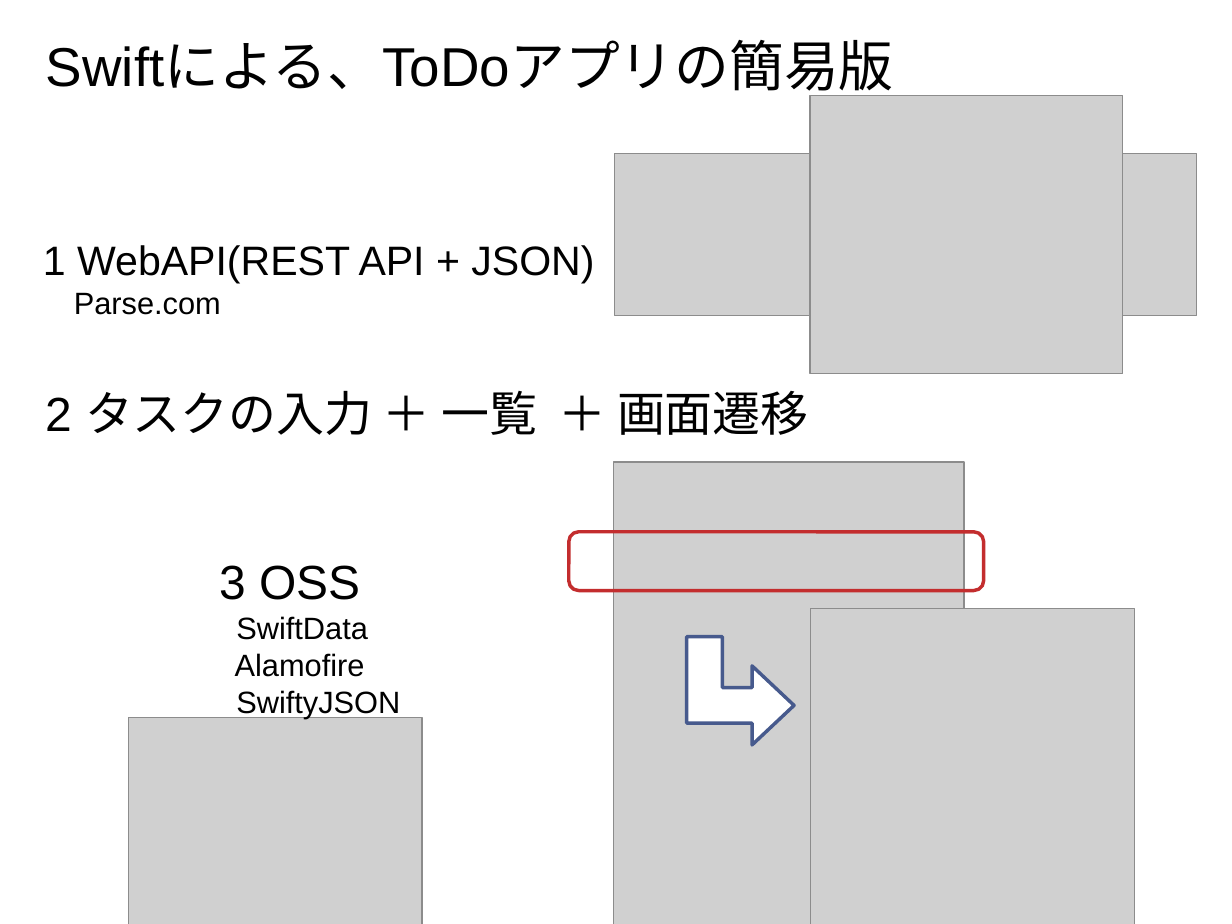
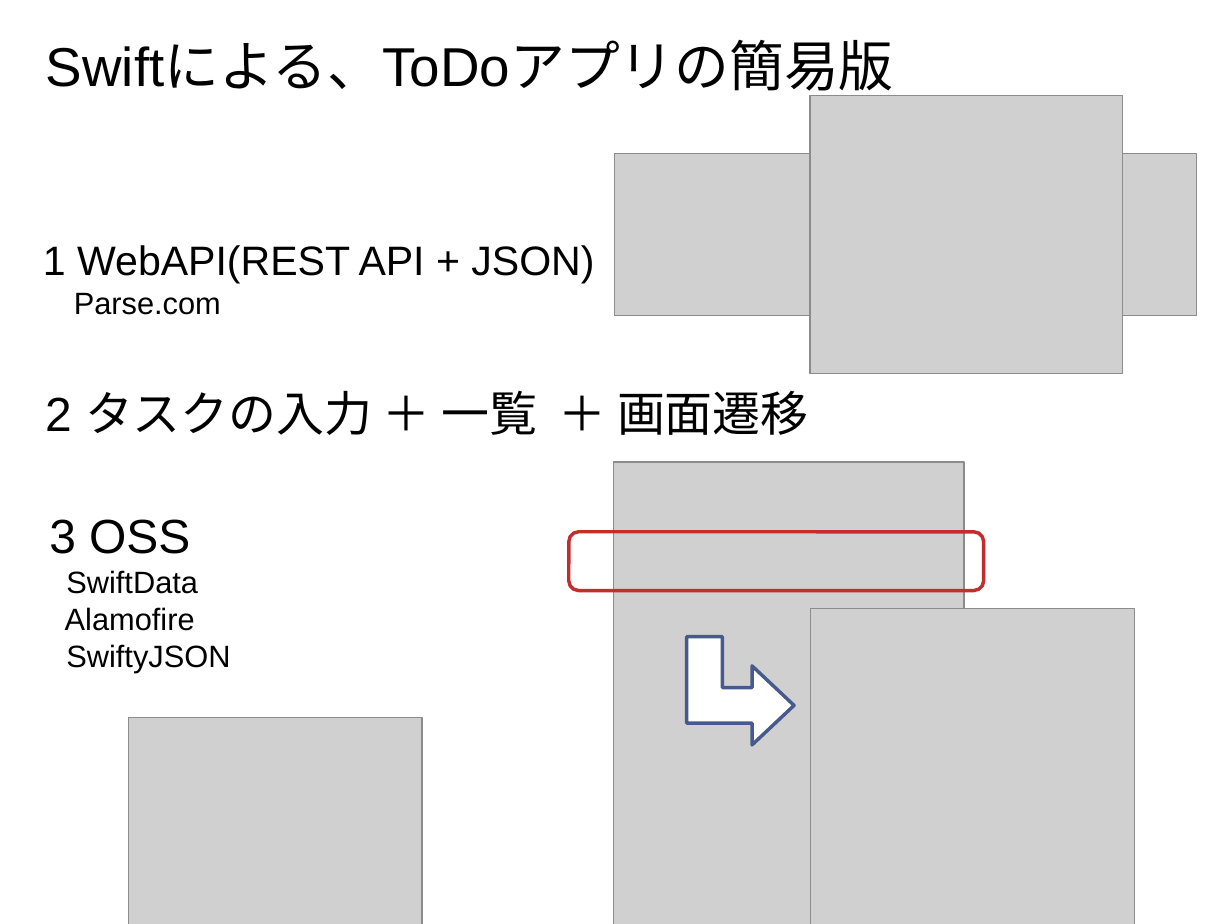
Before and after one commit to furuya02/ToDoApp, a slide deck: slide 2 of doc/ToDoApp.pptx. Drawn at 1232x924 pixels with LibreOffice and Linux fonts; fonts in the diff are those of the drawing; grey boxes stand for pictures. Boxes give left, top, right and bottom in pixels: in the first picture for what was removed or moved away, otherwise in the second. Text is boxed around its words. In the diff, an @@ line names an element or a change of style, - is before the commit and + after.

```diff
--- a/doc/ToDoApp.pptx
+++ b/doc/ToDoApp.pptx
@@ text "3 OSS": place and size @@
-text "3 OSS" at (219, 565, 400, 719)
+text "3 OSS" at (49, 519, 230, 673)
```
Also in this commit, not shown: 7 other slides changed, 8 slides added, 12 slides removed, 3 other files.
